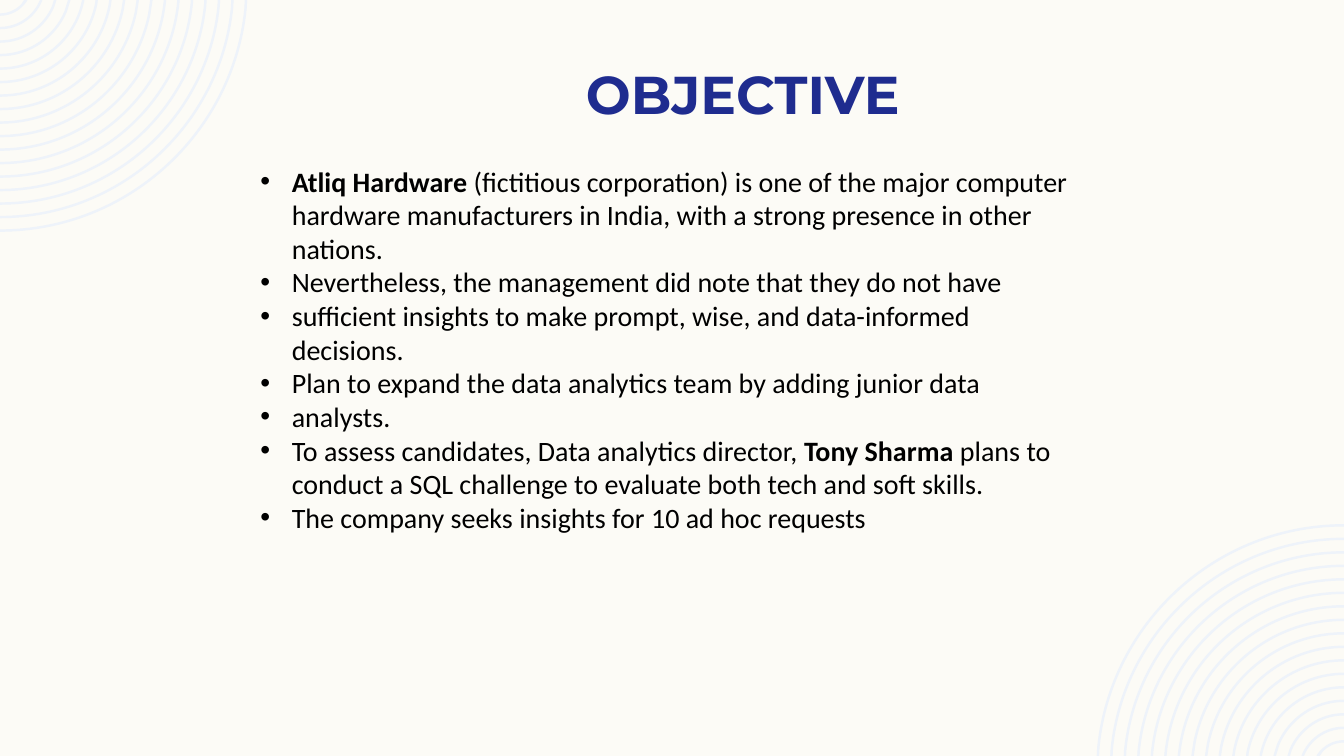
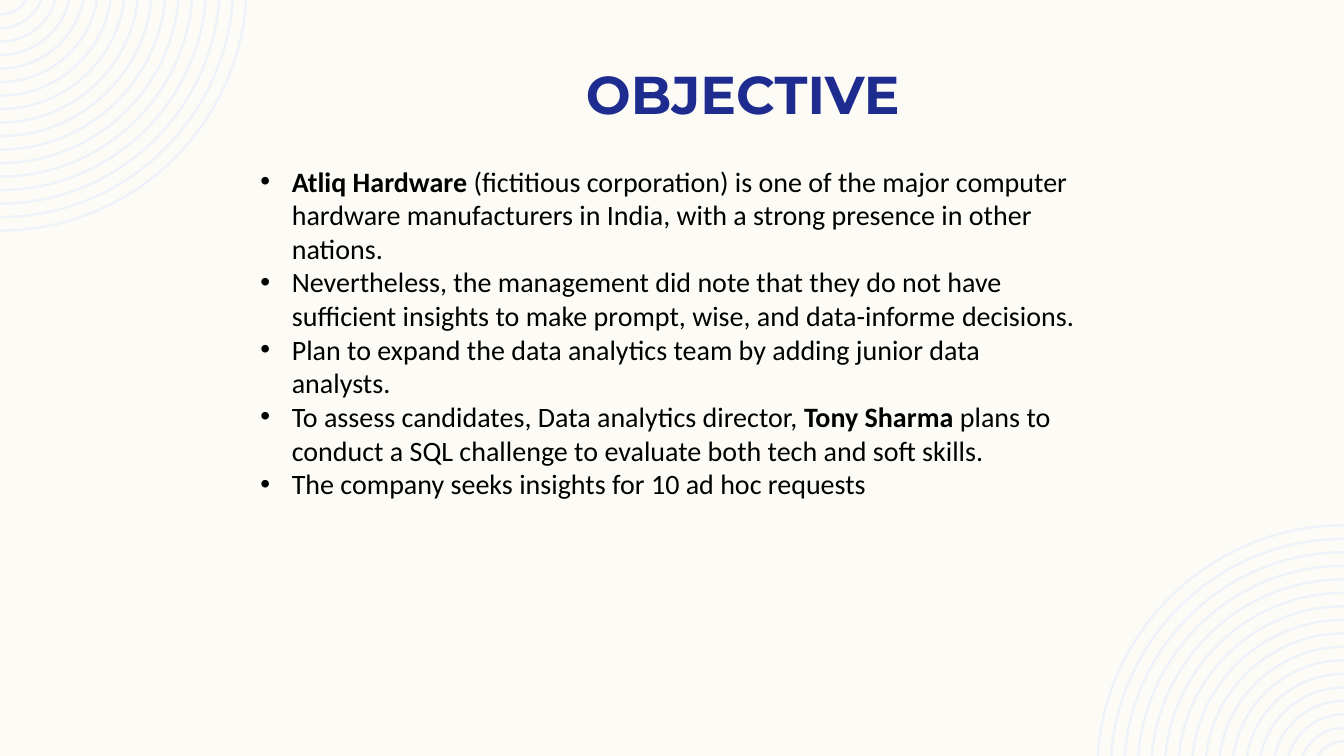
Before and after one commit to hardikabhalala/Consumer_goods_Ad_hoc, a slide deck: slide 2 of Atliq Hardware Ad-hoc analysis ppt.pptx. Drawn at 1344x756 pixels with LibreOffice and Linux fonts; fonts in the diff are those of the drawing. Boxes give left, top, right and bottom in pixels: in the first picture for what was removed or moved away, otherwise in the second. Text is boxed around its words. In the diff, an @@ line names an element or a change of style, - is before the commit and + after.

```diff
--- a/Atliq Hardware Ad-hoc analysis ppt.pptx
+++ b/Atliq Hardware Ad-hoc analysis ppt.pptx
@@ text at (x1=292, y1=306, x2=1074, y2=398): text changed @@
-• sufficient insights to make prompt, wise, and data-informed decisions.
-• Plan to expand the data analytics team by adding junior data
-• analysts.
+sufficient insights to make prompt, wise, and data-informe decisions.
+• Plan to expand the data analytics team by adding junior data analysts.
```
Also in this commit, not shown: 5 other slides changed.
